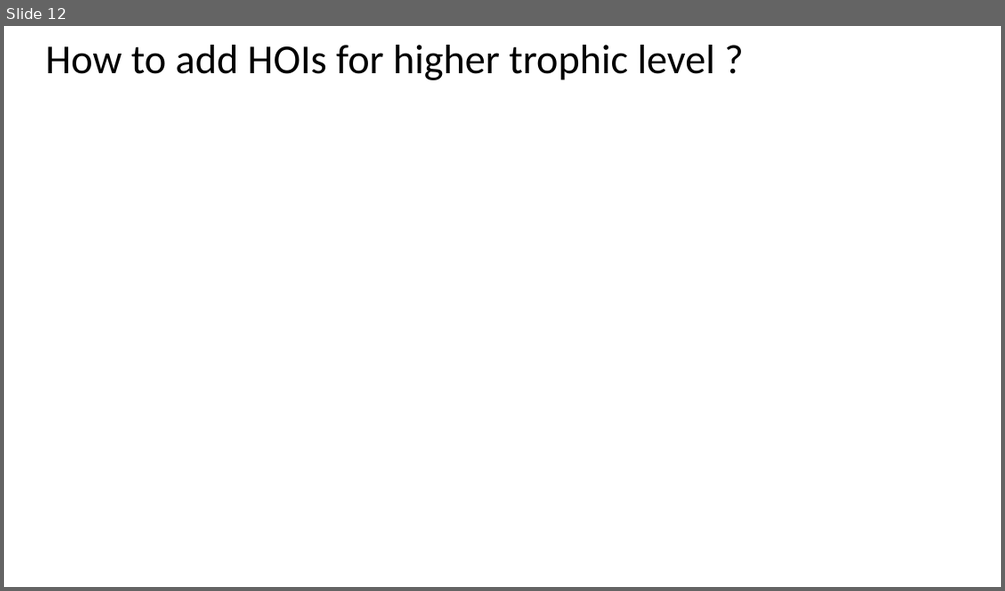
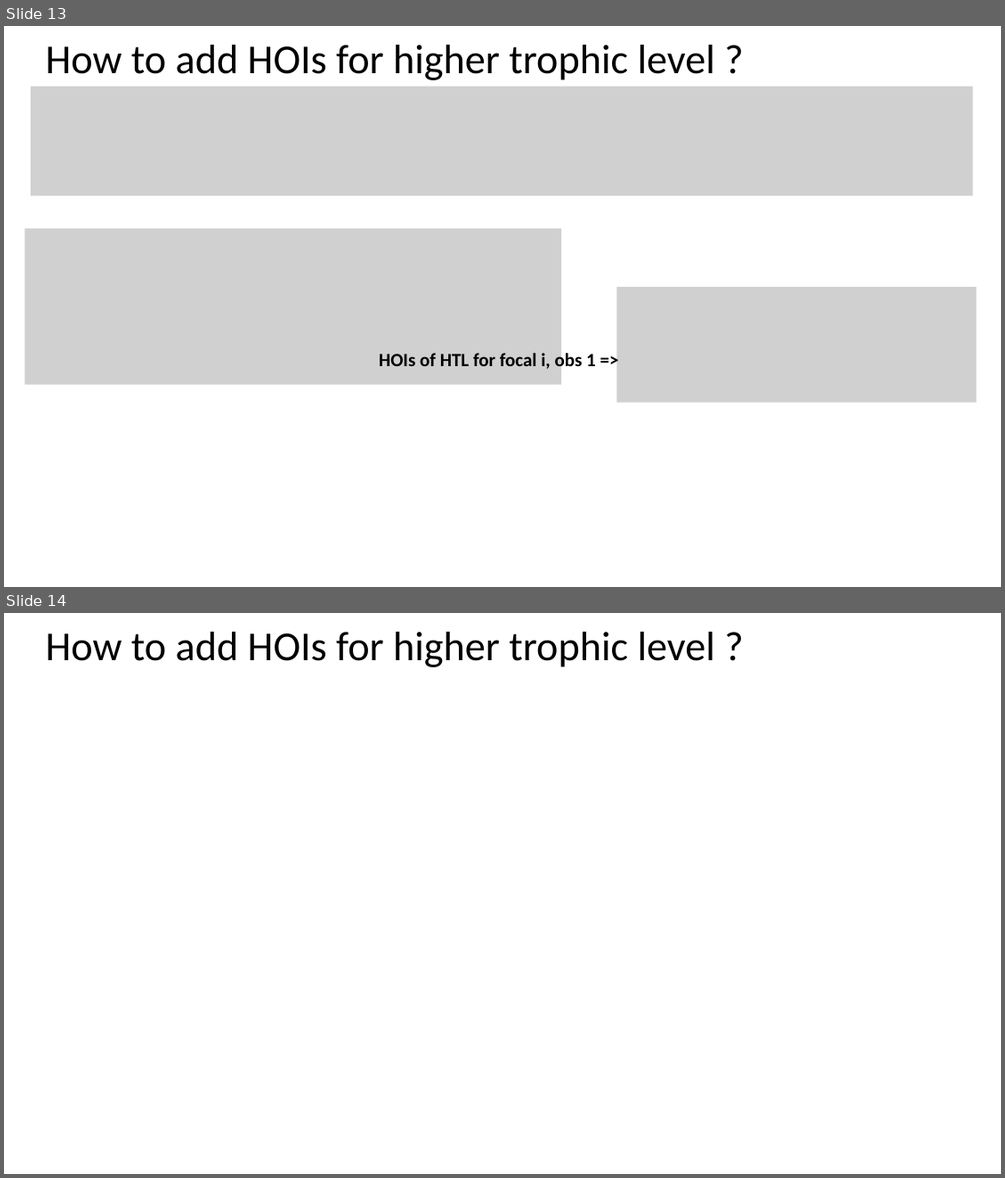
Before and after one commit to Buchel9844/Complexity_Caracoles, a slide deck: relatedocuments/Complexity.pptx. Shown one above the other, each under a label of ours: slide 12 before the commit, slides 13 and 14 after it. The pictures are 1005x591 and 1005x1178 pixels, drawn with LibreOffice and Linux fonts; fonts in the diff are those of the drawing; grey boxes stand for pictures. Boxes give left, top, right and bottom in pixels: in the first picture for what was removed or moved away, otherwise in the second. Text is boxed around its words. In the diff, an @@ line names an element or a change of style, - is before the commit and + after.

Commit message:
scaling, HOIs HTL
addition of HOIS HTL but not in Stan, and scaling of all interactions between 0-100

```diff
--- a/relatedocuments/Complexity.pptx
+++ b/relatedocuments/Complexity.pptx
@@ slide 13 added at (x1=4, y1=26, x2=1001, y2=587), background #FFFFFF @@
@@ title added at (x1=46, y1=45, x2=715, y2=80), 39.6 pt, text #000000 @@
+How to add HOIs for higher trophic level ?
@@ picture added at (x1=31, y1=87, x2=973, y2=196) @@
@@ picture added at (x1=25, y1=229, x2=562, y2=385) @@
@@ picture added at (x1=617, y1=287, x2=977, y2=402) @@
@@ text added at (x1=379, y1=351, x2=596, y2=372), 18 pt, text #000000, bold @@
+HOIs of HTL for focal i, obs 1 =>
@@ what was slide 12 is now slide 14 @@
```
Also in this commit, not shown: 1 slide changed, 1 other slide added, 4 other files.
